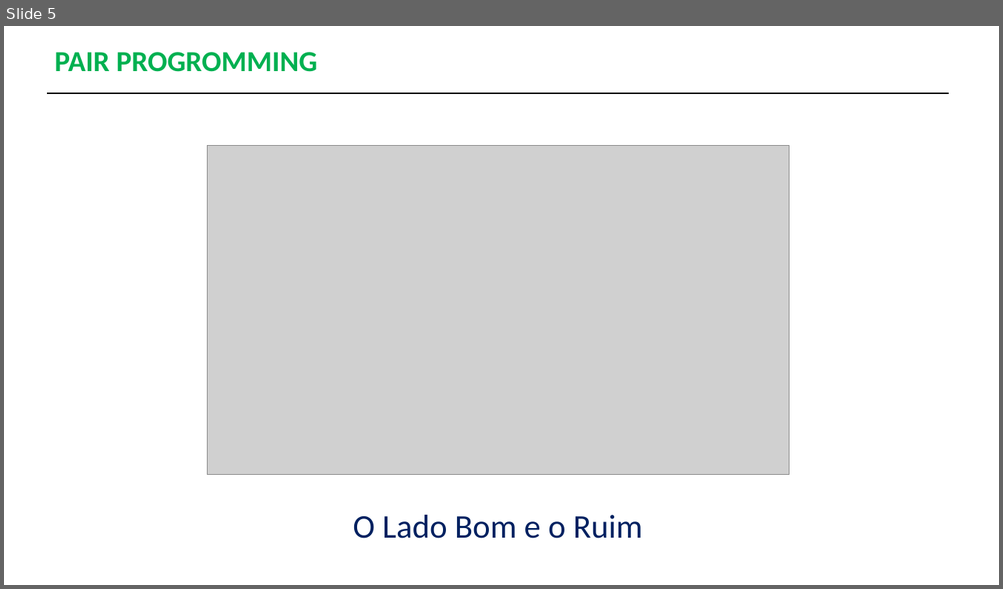
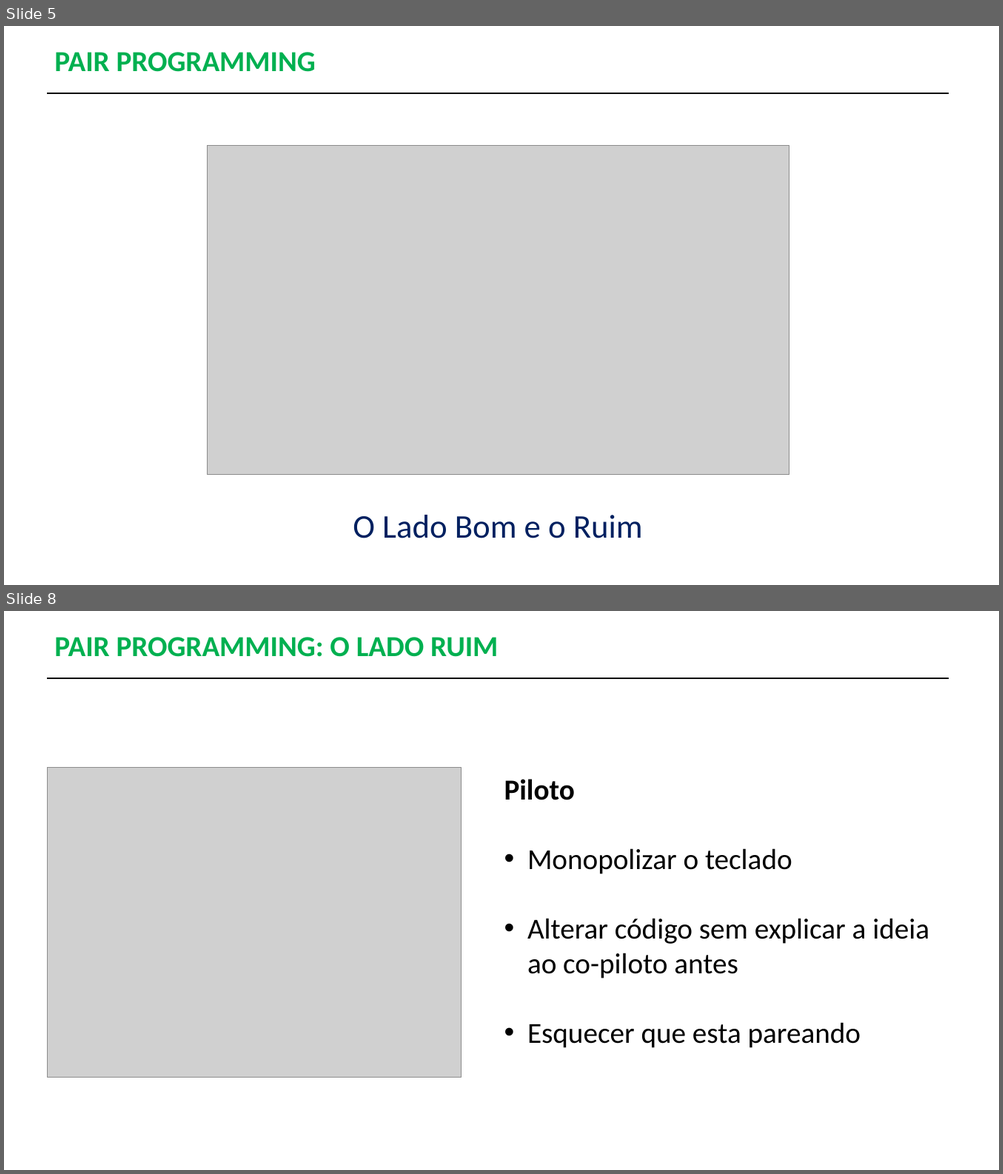
Before and after one commit to ricardohtakuno/Pair-Programming, a slide deck: Apresentação-PairProgramming.pptx. Shown one above the other, each under a label of ours: slide 5 before the commit, slides 5 and 8 after it; the slides between them are not shown. The pictures are 1003x589 and 1003x1174 pixels, drawn with LibreOffice and Linux fonts; fonts in the diff are those of the drawing; grey boxes stand for pictures. Boxes give left, top, right and bottom in pixels: in the first picture for what was removed or moved away, otherwise in the second. Text is boxed around its words. In the diff, an @@ line names an element or a change of style, - is before the commit and + after.

```diff
--- a/Apresentação-PairProgramming.pptx
+++ b/Apresentação-PairProgramming.pptx
@@ slide 8 added at (4, 611, 999, 1170), background #FFFFFF @@
@@ text added at (54, 637, 498, 657), 28 pt, text #00B050, bold @@
+PAIR PROGRAMMING: O LADO RUIM
@@ line added from (47, 678) to (948, 678), #000000 1.5 pt @@
@@ picture added at (47, 768, 461, 1078) @@
@@ text added at (504, 779, 929, 1048), 28 pt, text #000000 @@
+Piloto
+• Monopolizar o teclado
+• Alterar código sem explicar a ideia ao co-piloto antes
+• Esquecer que esta pareando
@@ slide 5 changed as well @@
@@ text at (54, 52, 316, 72): text changed @@
-PAIR PROGROMMING
+PAIR PROGRAMMING
```
Also in this commit, not shown: 3 other slides changed, 5 other slides added, 1 slide removed, 2 other files.
